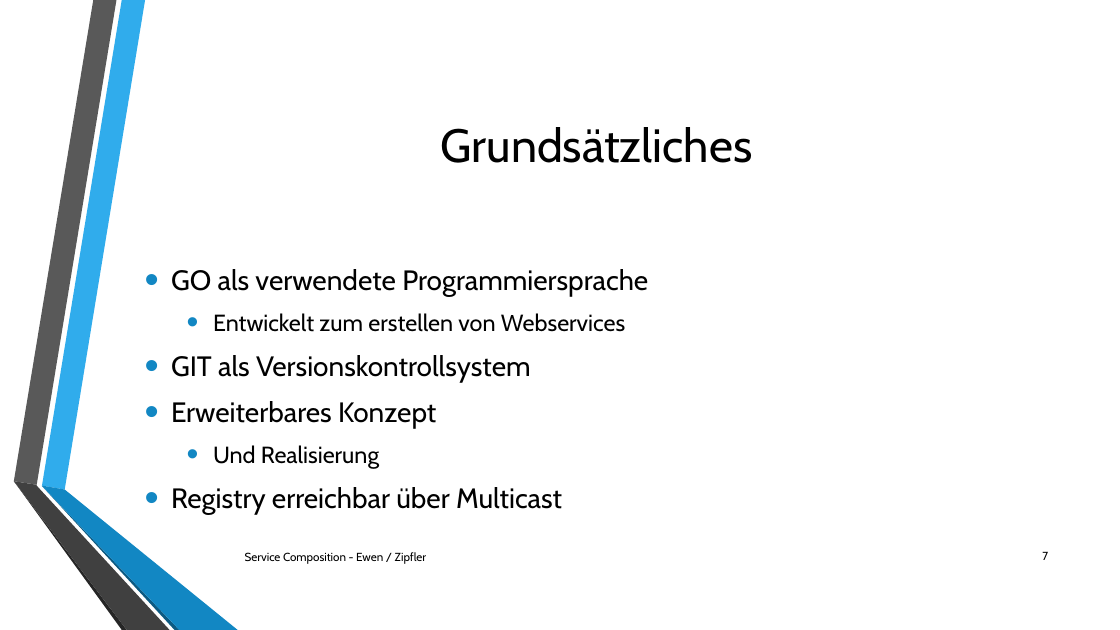
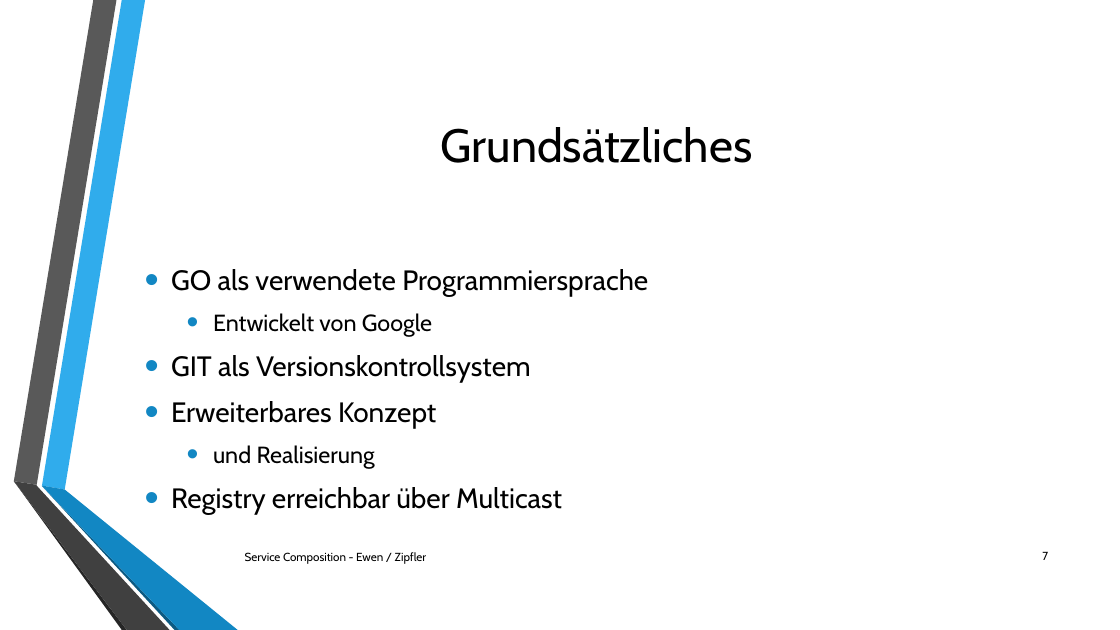
Before and after one commit to jzipfler/HTW-SwArchitektur, a slide deck: slide 7 of doc/slides.pptx. Drawn at 1120x630 pixels with LibreOffice and Linux fonts; fonts in the diff are those of the drawing; background and template pictures are left out. Boxes give left, top, right and bottom in pixels: in the first picture for what was removed or moved away, otherwise in the second. Text is boxed around its words. In the diff, an @@ line names an element or a change of style, - is before the commit and + after.

```diff
--- a/doc/slides.pptx
+++ b/doc/slides.pptx
@@ text at <box>213,313,432,337</box>: text changed @@
-  • Entwickelt zum erstellen von Webservices
+  • Entwickelt von Google
@@ text at <box>213,445,375,469</box>: text changed @@
-  • Und Realisierung
+  • und Realisierung
```
Also in this commit, not shown: 4 other slides changed, 3 other files.
